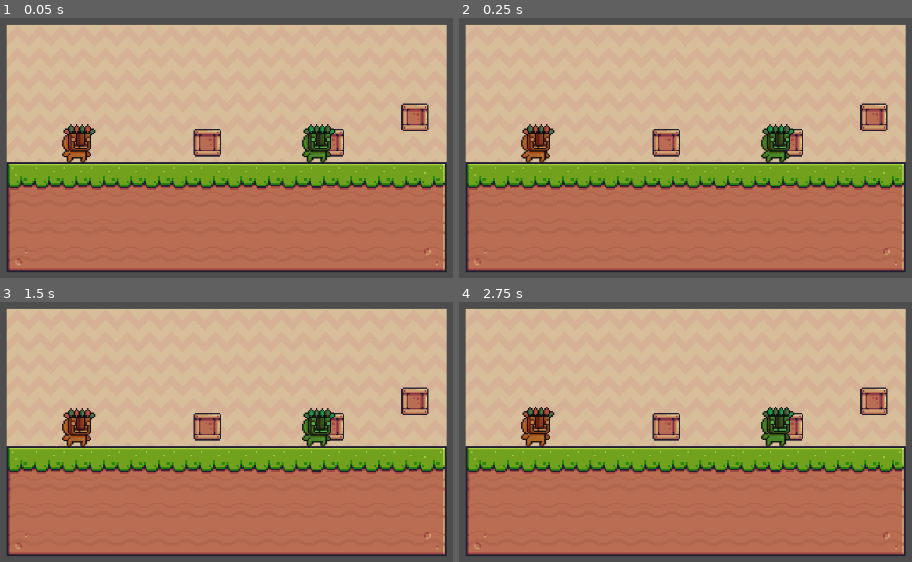
Above: before the commit, frames 1-4 (two rows, left to right).
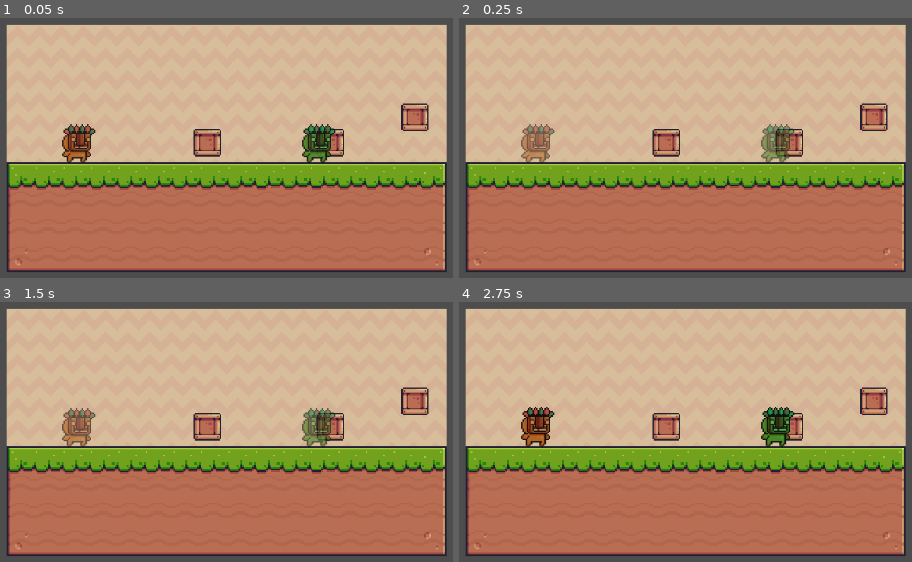
Above: after the commit, the same moments.

Repository: gastonalt/cebadisimos
Game: Godot game, scene res://scenes/level.tscn
Two runs of this game, one before a commit and one after it. Both use one fixed random seed, a clock stepped at 60 frames per second and the inputs below. This scene is started directly instead of the project's main scene.
Inputs:
- Up to frame 1 (0.05 s): no input
- Up to frame 2 (0.25 s): no input
- Up to frame 3 (1.5 s): tap Enter at 0.5 s
- Up to frame 4 (2.75 s): no input

The runs differ from the first frame. In frame 2, 1.6% of the frame differs, in the area x 13-75%, y 40-56%; in frame 3, 1.6%; in frame 4, nothing differs.

Commit message:
Fix direccion de bala y flip de squash; i-frames de spawn con parpadeo

Diff:
--- a/scenes/pistola.tscn
+++ b/scenes/pistola.tscn
@@ -53,7 +53,7 @@
 }],
 "loop": false,
 "name": &"fire",
-"speed": 25.0
+"speed": 20.0
 }]
 
 [node name="Pistola" type="Node2D"]
@@ -65,15 +65,15 @@
 
 [node name="FireEffect" type="AnimatedSprite2D" parent="."]
 texture_filter = 1
-position = Vector2(13, -5)
-scale = Vector2(0.59375, 0.59375)
+position = Vector2(18, -2)
+scale = Vector2(0.594, 0.594)
 sprite_frames = SubResource("SpriteFrames_pfire")
 animation = &"fire"
 frame = 6
 frame_progress = 1.0
 
 [node name="MuzzlePoint" type="Marker2D" parent="."]
-position = Vector2(13, -5)
+position = Vector2(9, -2)
 
 [node name="EjectionPoint" type="Marker2D" parent="."]
 position = Vector2(0, -3)
--- a/scripts/bala.gd
+++ b/scripts/bala.gd
@@ -6,8 +6,16 @@
 var _trail_timer: float = 0.0
 var _direction_set: bool = false
 
+func setup(p_id: int, dir: int) -> void:
+	player_id = p_id
+	if dir != 0:
+		direccion = dir
+		_direction_set = true
+
 func _ready():
 	await get_tree().process_frame
+	if _direction_set:
+		return
 	var jugadores = get_tree().get_nodes_in_group("jugadores")
 	for j in jugadores:
 		if j.player_id == player_id:
@@ -39,7 +47,7 @@
 func _on_body_entered(body: Node2D) -> void:
 	if not _direction_set:
 		return
-	if body.is_in_group("jugadores") and body.player_id != player_id and body.is_alive:
+	if body.is_in_group("jugadores") and body.player_id != player_id and body.is_alive and not body.is_invulnerable:
 		EffectsManager.hitlag(0.03)
 		body.die()
 		queue_free()
--- a/scripts/escopeta.gd
+++ b/scripts/escopeta.gd
@@ -45,12 +45,12 @@
 
 	# Immediate area damage
 	for body in area_impacto.get_overlapping_bodies():
-		if body.is_in_group("jugadores") and body.player_id != player_id and body.is_alive:
+		if body.is_in_group("jugadores") and body.player_id != player_id and body.is_alive and not body.is_invulnerable:
 			EffectsManager.hitlag(0.05)
 			body.die()
 
 func _on_area_impacto_body_entered(body: Node2D) -> void:
-	if body.is_in_group("jugadores") and body.player_id != player_id and body.is_alive and _area_active:
+	if body.is_in_group("jugadores") and body.player_id != player_id and body.is_alive and not body.is_invulnerable and _area_active:
 		EffectsManager.hitlag(0.05)
 		body.die()
 
--- a/scripts/personaje.gd
+++ b/scripts/personaje.gd
@@ -17,6 +17,8 @@
 var direction: int = 1
 var is_alive: bool = true
 var is_crouching: bool = false
+var is_invulnerable: bool = false
+var _invuln_time: float = 0.0
 var _squash_tween: Tween = null
 
 const SPEED = 400.0
@@ -26,6 +28,7 @@
 const JUMP_VELOCITY = -700.0
 const SQUASH_ON_LAND = Vector2(1.25, 0.75)
 const SQUASH_ON_JUMP = Vector2(0.8, 1.2)
+const SPAWN_INVULN_TIME = 1.5
 
 # Per-frame hitbox data — pixel (16,16) = node origin (0,0)
 const FRAME_HITBOXES = {
@@ -64,8 +67,25 @@
 	# Connect hitbox update
 	body_sprite.frame_changed.connect(_on_frame_changed)
 	_apply_hitbox_for_frame(&"idle", 0)
+	# Spawn protection
+	start_invulnerability(SPAWN_INVULN_TIME)
+
+func start_invulnerability(duration: float) -> void:
+	is_invulnerable = true
+	_invuln_time = duration
+
+func _tick_invulnerability(delta: float) -> void:
+	if not is_invulnerable:
+		return
+	_invuln_time -= delta
+	if _invuln_time <= 0.0:
+		is_invulnerable = false
+		body_node.modulate.a = 1.0
+	else:
+		body_node.modulate.a = 0.45 + 0.55 * absf(sin(_invuln_time * 20.0))
 
 func _physics_process(delta: float) -> void:
+	_tick_invulnerability(delta)
 	if not is_alive:
 		return
 	if not is_on_floor():
@@ -101,22 +121,31 @@
 		collision.shape.size = Vector2(w, h)
 		collision.position = Vector2(cx, cy)
 
+func _get_facing_sign() -> float:
+	var sx = signf(body_node.scale.x)
+	if sx == 0.0:
+		sx = signf(float(direction))
+	return sx if sx != 0.0 else 1.0
+
 func squash(target_scale: Vector2) -> void:
 	if _squash_tween and _squash_tween.is_valid():
 		_squash_tween.kill()
+	var sx = _get_facing_sign()
+	target_scale.x *= sx
 	_squash_tween = create_tween()
 	_squash_tween.tween_property(body_node, "scale", target_scale, 0.08)
-	_squash_tween.tween_property(body_node, "scale", Vector2.ONE, 0.12).set_trans(Tween.TRANS_BACK).set_ease(Tween.EASE_OUT)
+	_squash_tween.tween_property(body_node, "scale", Vector2(sx, 1.0), 0.12).set_trans(Tween.TRANS_BACK).set_ease(Tween.EASE_OUT)
 
 func _on_weapon_fired() -> void:
 	if _squash_tween and _squash_tween.is_valid():
 		_squash_tween.kill()
+	var sx = _get_facing_sign()
 	_squash_tween = create_tween()
-	_squash_tween.tween_property(body_node, "scale", Vector2(0.82, 1.18), 0.04)
-	_squash_tween.tween_property(body_node, "scale", Vector2.ONE, 0.1).set_trans(Tween.TRANS_BACK).set_ease(Tween.EASE_OUT)
+	_squash_tween.tween_property(body_node, "scale", Vector2(0.82 * sx, 1.18), 0.04)
+	_squash_tween.tween_property(body_node, "scale", Vector2(sx, 1.0), 0.1).set_trans(Tween.TRANS_BACK).set_ease(Tween.EASE_OUT)
 
 func take_damage(_amount: int, attacker_id: int) -> void:
-	if not is_alive:
+	if not is_alive or is_invulnerable:
 		return
 	velocity.y = -200
 	var attacker_pos = Vector2.ZERO
@@ -147,6 +176,8 @@
 	if not is_alive:
 		return
 	is_alive = false
+	is_invulnerable = false
+	body_node.modulate.a = 1.0
 	died.emit(player_id)
 	GlobalPlayerInfo.jugadores[player_id - 1].is_dead = true
 	GameManager.on_player_died(player_id)
--- a/scripts/pistola.gd
+++ b/scripts/pistola.gd
@@ -19,9 +19,9 @@
 
 	# Spawn bullet
 	var bala = bullet_scene.instantiate()
+	bala.get_node("bala").setup(player_id, get_fire_dir())
 	get_tree().current_scene.add_child(bala)
 	bala.global_position = muzzle_point.global_position
-	bala.get_node("bala").player_id = player_id
 
 	# Effects
 	EffectsManager.spawn_muzzle_smoke(muzzle_point.global_position, get_dir(), 5)
--- a/scripts/pistola_2.gd
+++ b/scripts/pistola_2.gd
@@ -23,9 +23,9 @@
 
 	# Balita desde el cañón, coordinada con el frame 0 del fogonazo
 	var bala = BULLET_SCENE.instantiate()
+	bala.get_node("bala").setup(player_id, get_fire_dir())
 	get_tree().current_scene.add_child(bala)
 	bala.global_position = muzzle_point.global_position
-	bala.get_node("bala").player_id = player_id
 
 	# Efectos
 	EffectsManager.spawn_muzzle_smoke(muzzle_point.global_position, get_dir(), 5)
--- a/scripts/weapons/weapon_base.gd
+++ b/scripts/weapons/weapon_base.gd
@@ -77,6 +77,13 @@
 func get_dir() -> int:
 	return 1 if global_scale.x >= 0 else -1
 
+func get_fire_dir() -> int:
+	if weapon_owner != null and "direction" in weapon_owner:
+		var d = signi(int(weapon_owner.direction))
+		if d != 0:
+			return d
+	return get_dir()
+
 func get_muzzle_global() -> Vector2:
 	return muzzle_point.global_position
 
Not shown: 1 places in scenes/pistola.tscn that only renumber resources
